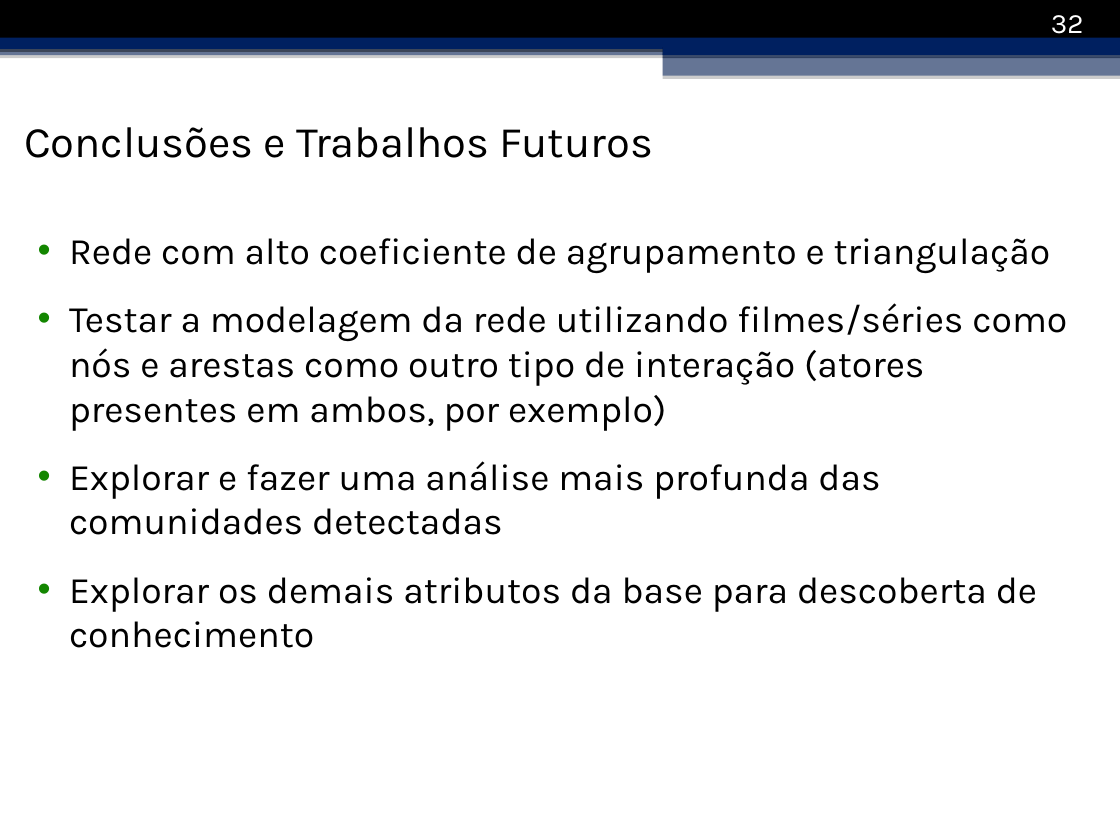
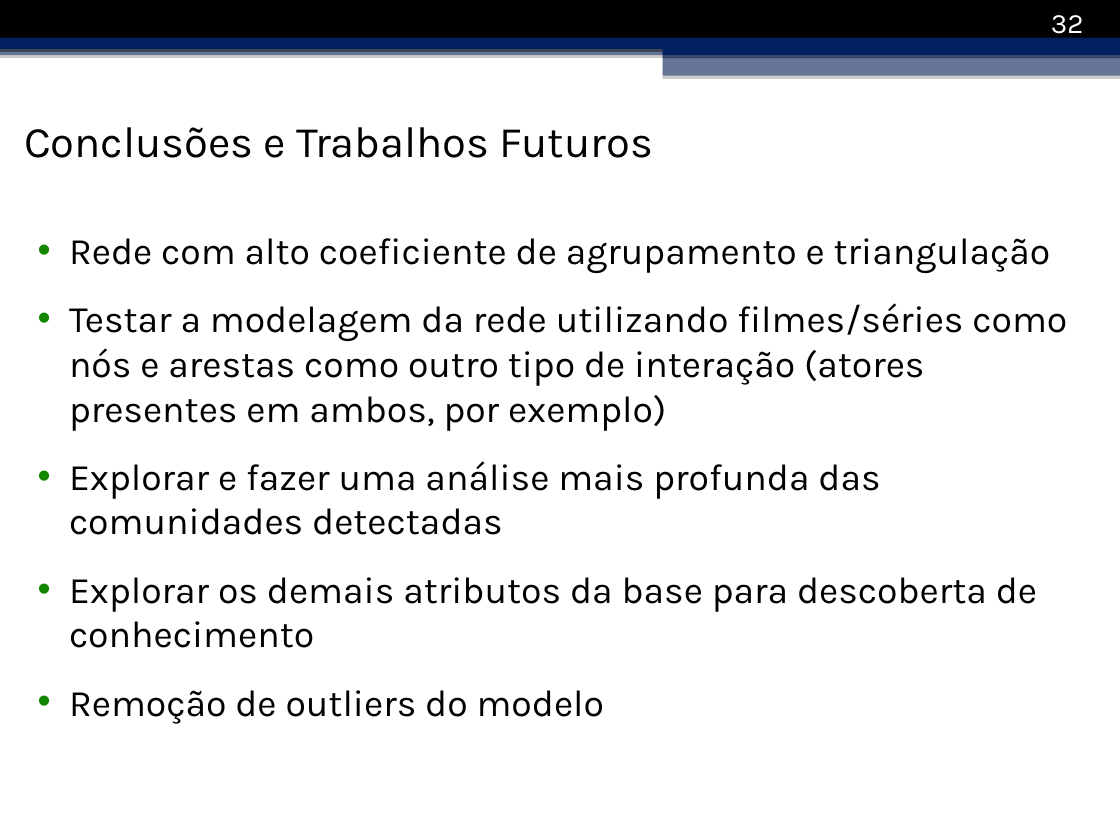
Before and after one commit to ronanlopes/redescomplexas_netflix_dataset, a slide deck: slide 32 of Apresentação.pptx. Drawn at 1120x840 pixels with LibreOffice and Linux fonts; fonts in the diff are those of the drawing; background and template pictures are left out. Boxes give left, top, right and bottom in pixels: in the first picture for what was removed or moved away, otherwise in the second. Text is boxed around its words. In the diff, an @@ line names an element or a change of style, - is before the commit and + after.

```diff
--- a/Apresentação.pptx
+++ b/Apresentação.pptx
@@ text at [69, 690, 604, 724]: paragraph added @@
+• Remoção de outliers do modelo
```
Also in this commit, not shown: 2 other slides changed, 1 slide added, 1 slide removed, 23 other files.
